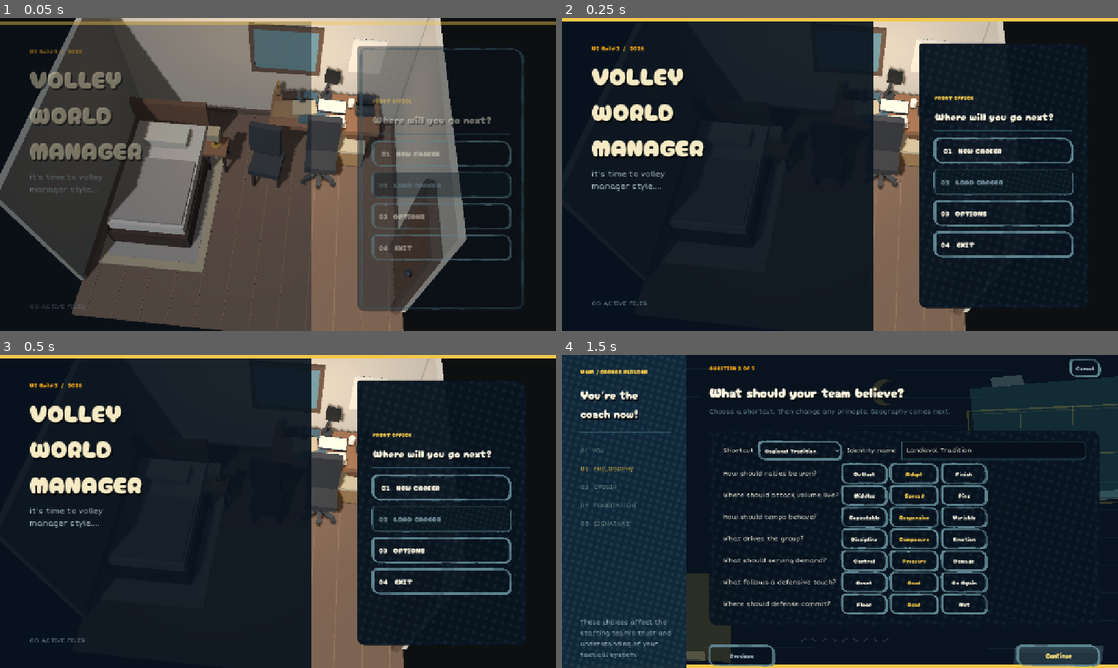
Above: before the commit, frames 1-4 (two rows, left to right).
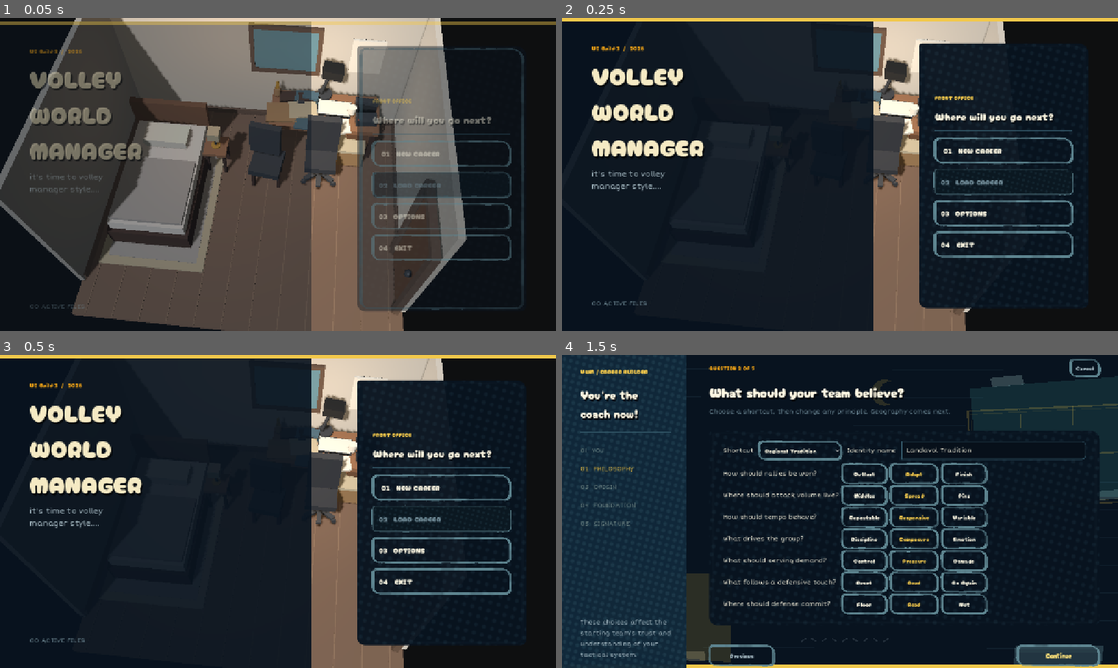
Above: after the commit, the same moments.

Repository: iracarranza/volley-world-manager
Game: Godot game, scene res://scenes/application.tscn
Same seed, same stepped clock (60 frames per second), same inputs: the game is played once before the commit and once after it.
Inputs:
- Up to frame 1 (0.05 s): no input
- Up to frame 2 (0.25 s): no input
- Up to frame 3 (0.5 s): no input
- Up to frame 4 (1.5 s): click "01 NEW CAREER" at 0.5 s; click "Continue" at 1.25 s

The runs differ from the first frame. In frame 1, 1.1% of the frame differs, in the area x 47-69%, y 12-38%; in frame 2, 0.6%; in frame 3, 0.7%; in frame 4, nothing differs.

Commit message:
Calibrate Desk composition pass 2

Diff:
--- a/scenes/office/desk_composition_calibration.gd
+++ b/scenes/office/desk_composition_calibration.gd
@@ -1,11 +1,6 @@
 extends Node
-## Runtime calibration layer for the seated 3D Desk camera.
-##
-## The historical DeskScreen is the composition authority: its 140x70 cm desk
-## already encoded deliberate object footprints and a 52-degree seated view.
-## The canonical office remains spatial authority outside this crop. This layer
-## translates those old desk-space placements into the real 3D desk rather than
-## redesigning the working surface during the 2D -> 3D migration.
+## Screen-space calibration for the seated 3D Desk.
+## Historical DeskScreen is composition authority; the room is spatial authority.
 
 func _ready() -> void:
 	call_deferred("_apply")
@@ -15,80 +10,84 @@
 	if office == null:
 		return
 
-	# Reproduce the old screen's much steeper seated look. The previous 3D shot
-	# was only ~21 degrees down and consequently spent almost half the frame on
-	# wall. Historical DeskScreen's authored elevation is 52 degrees.
+	# Pass 2: prioritize the old screenshot's major masses. The eye is higher and
+	# closer to the near edge, looking steeply down; wall/window become context
+	# instead of the focal plane. A slightly narrower FOV gives the desk a broad,
+	# deliberate interface footprint rather than a room-survey look.
 	var desk_camera := office.get_node("Cameras/Desk") as Camera3D
-	desk_camera.position = Vector3(1.05, 1.62, -0.55)
-	desk_camera.fov = 58.0
-	desk_camera.look_at(Vector3(1.05, 0.78, -1.47), Vector3.UP)
+	desk_camera.position = Vector3(1.05, 1.82, -0.73)
+	desk_camera.fov = 51.0
+	desk_camera.look_at(Vector3(1.05, 0.76, -1.47), Vector3.UP)
 
-	# Historical DeskScreen footprint centres translated from its 140x70 cm desk
-	# into the modeled 1.78x0.76 m desktop. Y here is the top of the desk.
-	_place(office, "Journal", Vector3(1.164, 0.84, -1.551), Vector3(0.483, 0.035, 0.271), -2.0)
-	_place(office, "JournalPageEdge", Vector3(1.164, 0.856, -1.551), Vector3(0.455, 0.008, 0.248), -2.0)
-	_place(office, "TrainingClipboard", Vector3(0.713, 0.855, -1.475), Vector3(0.394, 0.025, 0.293), 7.0)
-	_place(office, "ClipboardClip", Vector3(0.675, 0.875, -1.585), Vector3(0.105, 0.025, 0.045), 7.0)
-	_place(office, "ScoutingBoard", Vector3(0.421, 0.835, -1.410), Vector3(0.445, 0.025, 0.337), 2.0)
-	_place(office, "HousingFolder", Vector3(0.847, 0.835, -1.291), Vector3(0.432, 0.025, 0.271), -4.0)
-	_place(office, "MealPad", Vector3(1.215, 0.835, -1.242), Vector3(0.356, 0.020, 0.239), 8.0)
+	# Functional objects retain the historical 140x70 desk-space topology, but
+	# are deliberately oversized for screen readability. This is an interface
+	# disguised as a physical desk, not an architectural scale study.
+	_place(office, "Journal", Vector3(1.20, 0.84, -1.51), Vector3(0.56, 0.040, 0.32), -3.0)
+	_place(office, "JournalPageEdge", Vector3(1.20, 0.861, -1.51), Vector3(0.53, 0.009, 0.295), -3.0)
+	_place(office, "TrainingClipboard", Vector3(0.69, 0.855, -1.43), Vector3(0.46, 0.030, 0.35), 8.0)
+	_place(office, "ClipboardClip", Vector3(0.65, 0.88, -1.57), Vector3(0.12, 0.030, 0.055), 8.0)
+	_place(office, "ScoutingBoard", Vector3(0.35, 0.84, -1.34), Vector3(0.50, 0.030, 0.39), 4.0)
+	_place(office, "HousingFolder", Vector3(0.82, 0.84, -1.18), Vector3(0.48, 0.030, 0.31), -5.0)
+	_place(office, "MealPad", Vector3(1.27, 0.84, -1.14), Vector3(0.40, 0.025, 0.28), 9.0)
 
-	_place(office, "PhoneBase", Vector3(1.711, 0.875, -1.698), Vector3(0.280, 0.12, 0.174), -4.0)
-	_place(office, "PhoneHandset", Vector3(1.711, 0.965, -1.698), Vector3(0.305, 0.055, 0.070), -4.0)
-	_place(office, "AnsweringMachine", Vector3(1.711, 0.86, -1.486), Vector3(0.305, 0.10, 0.141), 3.0)
+	# Communications remain a strong far-right cluster, matching the old screen.
+	_place(office, "PhoneBase", Vector3(1.72, 0.88, -1.58), Vector3(0.34, 0.14, 0.22), -5.0)
+	_place(office, "PhoneHandset", Vector3(1.72, 0.985, -1.58), Vector3(0.37, 0.065, 0.09), -5.0)
+	_place(office, "AnsweringMachine", Vector3(1.73, 0.87, -1.31), Vector3(0.34, 0.12, 0.19), 4.0)
 	var machine_light := office.find_child("MachineLight", true, false) as Node3D
 	if machine_light != null:
-		machine_light.position = Vector3(1.59, 0.91, -1.43)
+		machine_light.position = Vector3(1.60, 0.93, -1.23)
 
 	var mug := office.find_child("Mug", true, false) as Node3D
 	if mug != null:
-		mug.position = Vector3(1.476, 0.91, -1.595)
+		mug.position = Vector3(1.49, 0.92, -1.44)
+		mug.scale = Vector3(1.20, 1.20, 1.20)
 
-	# The old desk's books are a low stack under the lamp, not upright shelving.
-	var books: Array[Node3D] = []
+	# Historical low book pile, with enough mass to survive the steeper camera.
+	var book_positions := [
+		Vector3(0.43, 0.84, -1.69),
+		Vector3(0.74, 0.84, -1.70),
+		Vector3(0.76, 0.885, -1.69),
+		Vector3(0.80, 0.925, -1.68),
+	]
+	var book_sizes := [
+		Vector3(0.30, 0.045, 0.20),
+		Vector3(0.40, 0.050, 0.24),
+		Vector3(0.31, 0.050, 0.18),
+		Vector3(0.26, 0.045, 0.16),
+	]
+	var book_yaws := [6.0, -5.0, 10.0, -9.0]
 	for i in 4:
 		var book := office.find_child("ReferenceBook%02d" % i, true, false) as Node3D
 		if book != null:
-			books.append(book)
-	var book_positions := [
-		Vector3(0.452, 0.84, -1.725),
-		Vector3(0.758, 0.84, -1.725),
-		Vector3(0.764, 0.875, -1.720),
-		Vector3(0.805, 0.905, -1.705),
-	]
-	var book_sizes := [
-		Vector3(0.254, 0.035, 0.163),
-		Vector3(0.356, 0.040, 0.206),
-		Vector3(0.267, 0.045, 0.152),
-		Vector3(0.220, 0.035, 0.135),
-	]
-	var book_yaws := [5.0, -4.0, 9.0, -8.0]
-	for i in books.size():
-		books[i].position = book_positions[i]
-		_set_box_size(books[i], book_sizes[i])
-		books[i].rotation_degrees = Vector3(0, book_yaws[i], 0)
+			book.position = book_positions[i]
+			_set_box_size(book, book_sizes[i])
+			book.rotation_degrees = Vector3(0, book_yaws[i], 0)
 
-	# Lamp returns to the centre-back overlap that tied wall and desktop together.
+	# Lamp is the historical vertical anchor: deliberately larger/taller than a
+	# literal scale model so its silhouette bridges desktop and wall.
 	var lamp_base := office.find_child("LampBase", true, false) as Node3D
 	var lamp_stem := office.find_child("LampStem", true, false) as Node3D
 	var lamp_shade := office.find_child("LampShade", true, false) as Node3D
 	if lamp_base != null:
-		lamp_base.position = Vector3(1.063, 0.87, -1.763)
+		lamp_base.position = Vector3(1.03, 0.88, -1.78)
+		lamp_base.scale = Vector3(1.30, 1.20, 1.30)
 	if lamp_stem != null:
-		lamp_stem.position = Vector3(1.063, 1.10, -1.763)
-		lamp_stem.rotation_degrees = Vector3(0, 0, -12)
+		lamp_stem.position = Vector3(1.03, 1.16, -1.78)
+		lamp_stem.scale = Vector3(1.20, 1.45, 1.20)
+		lamp_stem.rotation_degrees = Vector3(0, 0, -14)
 	if lamp_shade != null:
-		lamp_shade.position = Vector3(1.12, 1.31, -1.763)
+		lamp_shade.position = Vector3(1.12, 1.43, -1.77)
+		lamp_shade.scale = Vector3(1.45, 1.35, 1.35)
 
-	# Pencil cup was not part of the historical authority; keep it but tuck it
-	# into unused far-left space so it does not displace a functional object.
+	# Supporting pencil cup stays peripheral.
 	var cup := office.find_child("PencilCup", true, false) as Node3D
 	if cup != null:
-		cup.position = Vector3(0.25, 0.92, -1.76)
+		cup.position = Vector3(0.24, 0.92, -1.73)
 	for i in 3:
 		var pencil := office.find_child("Pencil%02d" % i, true, false) as Node3D
 		if pencil != null:
-			pencil.position.x -= 0.19
+			pencil.position.x -= 0.20
 
 func _place(office: Node3D, node_name: String, pos: Vector3, size: Vector3, yaw: float) -> void:
 	var node := office.find_child(node_name, true, false) as Node3D
@@ -102,7 +101,6 @@
 	if node is MeshInstance3D:
 		var mesh := (node as MeshInstance3D).mesh
 		if mesh is BoxMesh:
-			# Mesh resources can be shared; duplicate before calibration mutation.
 			var box := (mesh as BoxMesh).duplicate() as BoxMesh
 			box.size = size
 			(node as MeshInstance3D).mesh = box
